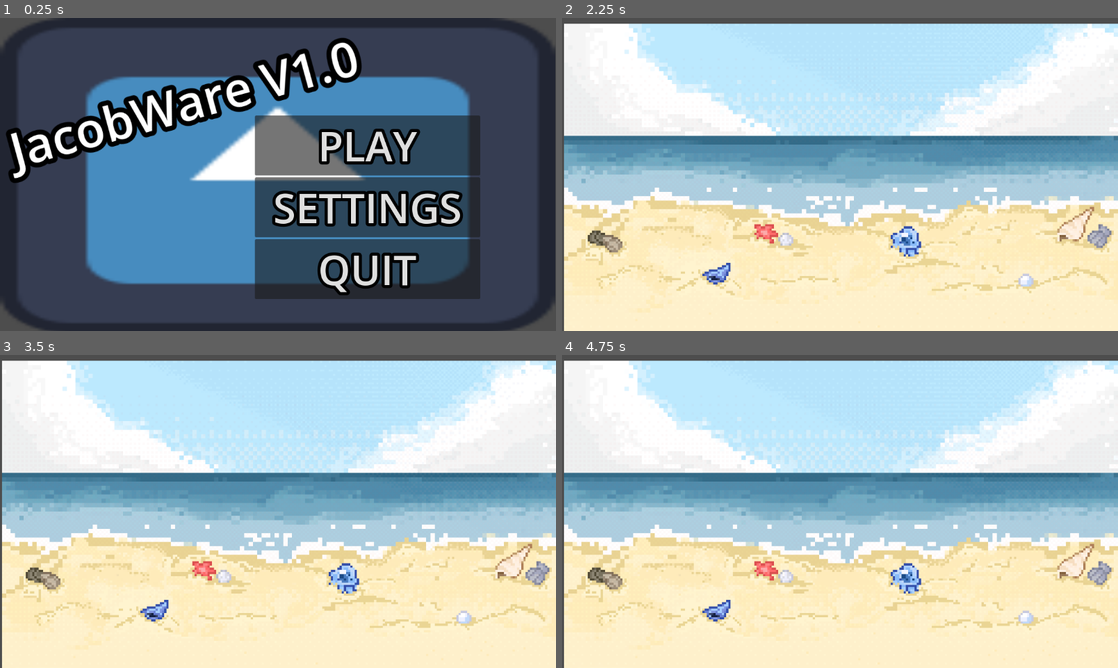
Above: before the commit, frames 1-4 (two rows, left to right).
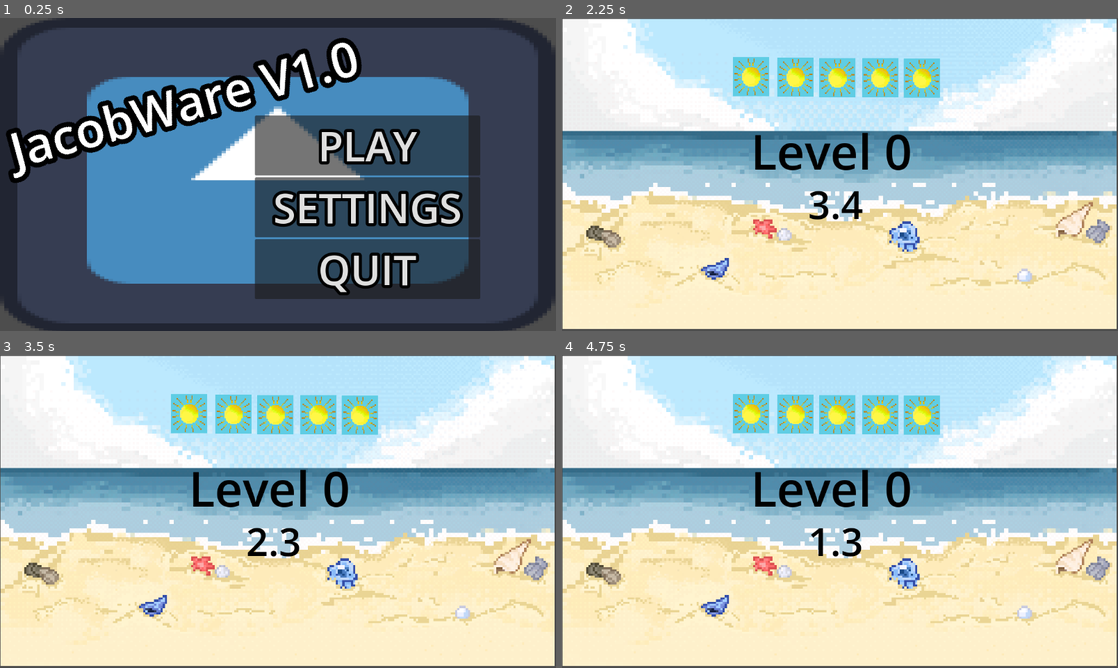
Above: after the commit, the same moments.

Repository: Jaco955/JacobWare
Game: Godot game, scene res://scenes/node_2d.tscn
Two runs of this game, one before a commit and one after it. Both use one fixed random seed, a clock stepped at 60 frames per second and the inputs below. The engine's default icon, where the game draws it, is replaced by a stand-in: a white triangle on a blue panel in a dark square.
Inputs (mouse positions are in pixels of both pictures, inside the frame that each line leads up to):
- Up to frame 1 (0.25 s): no input
- Up to frame 2 (2.25 s): click "SETTINGS" at 0.5 s; click (623, 49) at 1.25 s, where only the run after the commit has a clickable "Back <-"; click "PLAY" at 2 s
- Up to frame 3 (3.5 s): tap Enter at 2.75 s; move the mouse to (400, 495) at 2.77 s; hold Right from 2.78 s (still down); tap Alt at 2.85 s; click (400, 495) at 2.92 s
- Up to frame 4 (4.75 s): move the mouse to (728, 527) at 3.52 s; release Right at 3.53 s; hold Down 3.53-4.28 s; tap Shift at 3.6 s; move the mouse to (895, 442) at 4.27 s; hold Right from 4.28 s (still down); tap Alt at 4.35 s

The runs differ from the first frame. In frame 1, 1.2% of the frame differs, in the area x 1-85%, y 7-86%; in frame 2, 25%, in the area x 0-100%, y 0-100%; in frame 3, 25%; in frame 4, 25%.

Commit message:
added music, added some scenes and made all buttons functional

Diff:
--- /dev/null
+++ b/default_bus_layout.tres
@@ -0,0 +1,9 @@
+[gd_resource type="AudioBusLayout" format=3 uid="uid://dr8lm71ou3jja"]
+
+[resource]
+bus/1/name = &"Music"
+bus/1/solo = false
+bus/1/mute = false
+bus/1/bypass_fx = false
+bus/1/volume_db = -5.9342504
+bus/1/send = &"Master"
--- /dev/null
+++ b/global.gd
@@ -0,0 +1,4 @@
+extends Node
+
+var minigames_done = 0
+var lives = 5
--- a/project.godot
+++ b/project.godot
@@ -15,6 +15,10 @@
 config/features=PackedStringArray("4.7", "GL Compatibility")
 config/icon="res://icon.svg"
 
+[autoload]
+
+Global="*uid://b0o88p4xvkcut"
+
 [display]
 
 window/stretch/mode="viewport"
@@ -29,6 +33,7 @@
 
 [rendering]
 
+textures/canvas_textures/default_texture_filter=0
 rendering_device/driver.windows="d3d12"
 renderer/rendering_method="gl_compatibility"
 renderer/rendering_method.mobile="gl_compatibility"
--- /dev/null
+++ b/scenes/credit_scene.gd
@@ -0,0 +1,15 @@
+extends Node2D
+
+
+# Called when the node enters the scene tree for the first time.
+func _ready() -> void:
+	pass # Replace with function body.
+
+
+# Called every frame. 'delta' is the elapsed time since the previous frame.
+func _process(_delta: float) -> void:
+	pass
+
+
+func _on_button_pressed() -> void:
+	pass # Replace with function body.
--- /dev/null
+++ b/scenes/credit_scene.tscn
@@ -0,0 +1,21 @@
+[gd_scene format=3 uid="uid://54h5io07845h"]
+
+[ext_resource type="Texture2D" uid="uid://b3tssav4g05ym" path="res://IMG-20260813-WA0003.jpg" id="1_3pbma"]
+
+[node name="credit_scene" type="Node2D" unique_id=1759158646]
+
+[node name="TextureRect" type="TextureRect" parent="." unique_id=1201587890]
+offset_right = 1153.0
+offset_bottom = 653.0
+texture = ExtResource("1_3pbma")
+
+[node name="RichTextLabel" type="RichTextLabel" parent="." unique_id=2054611049]
+clip_contents = false
+offset_left = 167.0
+offset_top = 40.0
+offset_right = 1004.0
+offset_bottom = 277.0
+theme_override_colors/default_color = Color(0.79607844, 0.90588236, 0.22745098, 1)
+theme_override_constants/outline_size = 30
+theme_override_font_sizes/normal_font_size = 85
+text = "Thanks to all of the following :3"
--- /dev/null
+++ b/scenes/level_scene.gd
@@ -0,0 +1,81 @@
+extends Node2D
+@onready var sunholder: HBoxContainer = $sunholder
+@onready var sun1: AnimatedSprite2D = $sunholder/sun1
+@onready var sun2: AnimatedSprite2D = $sunholder/sun2
+@onready var sun3: AnimatedSprite2D = $sunholder/sun3
+@onready var sun4: AnimatedSprite2D = $sunholder/sun4
+@onready var sun5: AnimatedSprite2D = $sunholder/sun5
+@onready var level: RichTextLabel = $level
+@onready var timer: RichTextLabel = $Timer
+
+var time
+
+func _ready() -> void:
+	sun1.stop()
+	sun1.frame=0
+	sun2.stop()
+	sun2.frame=0
+	sun3.stop()
+	sun3.frame=0
+	sun4.stop()
+	sun4.frame=0
+	sun5.stop()
+	sun5.frame=0
+	match Global.lives:
+
+		4:
+			sun1.play("default")
+		3:
+			sun1.play("default")
+			sun2.play("default")
+		2:
+			sun1.play("default")
+			sun2.play("default")
+			sun3.play("default")
+		1:
+			sun1.play("default")
+			sun2.play("default")
+			sun3.play("default")
+			sun4.play("default")
+		0:
+			sun1.play("default")
+			sun2.play("default")
+			sun3.play("default")
+			sun4.play("default")
+			sun5.play("default")
+	await Timer(3.5)
+	if Global.minigames_done < 3: # if you havent completed 3 minigames yet
+		Global.minigames_done = Global.minigames_done +1
+		get_tree().change_scene_to_file("res://scenes/minigame_" + str(Global.minigames_done) + ".tscn") # changes your scene by arranging this frankenstein path.
+# Above, your script is being told to go to the next minigame. If the
+# current minigame is Level 1, then you would be on minigame 1. If you
+# complete that level, you have the minigames_done add one, and then you
+# look for the scene titled `minigame_` and then whatever minigame number
+# should be next. Make sure you name your minigame saves appropriately.
+
+	else:
+		get_tree().change_scene_to_file("res://scenes/title_screen.tscn") # changes your scene
+
+
+func _process(_delta: float) -> void: # runs EVERY FRAME
+
+
+	timer.text = str(time) # make ths text reflect the value of the time variable. this makes names easier. the str() converts the int to a String
+	level.text = "Level " + str(Global.minigames_done) # this tells you want minigame you're on using concatenation (google the word yo)
+
+func Timer(start_time: float): # making a new function for timer countdown!
+	# we want the timer to go down, and when it reaches 0 it transitions
+	# to the next scene!
+
+	time = start_time # make the timer, which is reflected through the timer text, start at your desired number
+
+	while time > 0.0: # run if timer hasnt reached 0
+		await wait(0.1) # asks script to wait on this function. the 'wait' name for the function does nothing here, as await is just telling the scrpit to wait for the function to complete before progressing
+		time -= 0.1 # remove 0.1
+		# progressively get the value smaller and smaller
+
+	#when timer reaches 0
+	return
+
+func wait(seconds: float) -> void: # write this simple function out for wait!
+	await get_tree().create_timer(seconds).timeout # makes u wait, dw abt this being complex '''
--- a/scenes/level_scene.tscn
+++ b/scenes/level_scene.tscn
@@ -1,15 +1,175 @@
 [gd_scene format=3 uid="uid://danh2twsqumbc"]
 
 [ext_resource type="Texture2D" uid="uid://daap6qft7g6qo" path="res://1794677917645.png" id="1_386oa"]
+[ext_resource type="Script" uid="uid://bh1a62xflx8r8" path="res://scenes/level_scene.gd" id="1_c8xsp"]
+[ext_resource type="Script" uid="uid://c8hreesb0e1n4" path="res://scenes/sunholder.gd" id="3_fkwfp"]
+[ext_resource type="Texture2D" uid="uid://cvouq1ikfvblc" path="res://cute sun.png" id="4_eohcs"]
+
+[sub_resource type="AtlasTexture" id="AtlasTexture_2m3ut"]
+atlas = ExtResource("4_eohcs")
+region = Rect2(0, 0, 32, 32)
+
+[sub_resource type="AtlasTexture" id="AtlasTexture_ojpky"]
+atlas = ExtResource("4_eohcs")
+region = Rect2(32, 0, 32, 32)
+
+[sub_resource type="AtlasTexture" id="AtlasTexture_1lj4f"]
+atlas = ExtResource("4_eohcs")
+region = Rect2(64, 0, 32, 32)
+
+[sub_resource type="AtlasTexture" id="AtlasTexture_0jxn2"]
+atlas = ExtResource("4_eohcs")
+region = Rect2(96, 0, 32, 32)
+
+[sub_resource type="AtlasTexture" id="AtlasTexture_cu2va"]
+atlas = ExtResource("4_eohcs")
+region = Rect2(128, 0, 32, 32)
+
+[sub_resource type="AtlasTexture" id="AtlasTexture_78t5s"]
+atlas = ExtResource("4_eohcs")
+region = Rect2(160, 0, 32, 32)
+
+[sub_resource type="AtlasTexture" id="AtlasTexture_lkilr"]
+atlas = ExtResource("4_eohcs")
+region = Rect2(192, 0, 32, 32)
+
+[sub_resource type="AtlasTexture" id="AtlasTexture_cupps"]
+atlas = ExtResource("4_eohcs")
+region = Rect2(224, 0, 32, 32)
+
+[sub_resource type="AtlasTexture" id="AtlasTexture_vw353"]
+atlas = ExtResource("4_eohcs")
+region = Rect2(256, 0, 32, 32)
+
+[sub_resource type="AtlasTexture" id="AtlasTexture_lusm8"]
+atlas = ExtResource("4_eohcs")
+region = Rect2(288, 0, 32, 32)
+
+[sub_resource type="AtlasTexture" id="AtlasTexture_8i8xs"]
+atlas = ExtResource("4_eohcs")
+region = Rect2(320, 0, 32, 32)
+
+[sub_resource type="AtlasTexture" id="AtlasTexture_gw8fm"]
+atlas = ExtResource("4_eohcs")
+region = Rect2(352, 0, 32, 32)
+
+[sub_resource type="AtlasTexture" id="AtlasTexture_gagx4"]
+atlas = ExtResource("4_eohcs")
+region = Rect2(384, 0, 32, 32)
+
+[sub_resource type="AtlasTexture" id="AtlasTexture_nbd8l"]
+atlas = ExtResource("4_eohcs")
+region = Rect2(416, 0, 32, 32)
+
+[sub_resource type="SpriteFrames" id="SpriteFrames_8dwxc"]
+animations = [{
+"frames": [{
+"duration": 1.0,
+"texture": SubResource("AtlasTexture_2m3ut")
+}, {
+"duration": 1.0,
+"texture": SubResource("AtlasTexture_ojpky")
+}, {
+"duration": 1.0,
+"texture": SubResource("AtlasTexture_1lj4f")
+}, {
+"duration": 1.0,
+"texture": SubResource("AtlasTexture_0jxn2")
+}, {
+"duration": 1.0,
+"texture": SubResource("AtlasTexture_cu2va")
+}, {
+"duration": 1.0,
+"texture": SubResource("AtlasTexture_78t5s")
+}, {
+"duration": 1.0,
+"texture": SubResource("AtlasTexture_lkilr")
+}, {
+"duration": 1.0,
+"texture": SubResource("AtlasTexture_cupps")
+}, {
+"duration": 1.0,
+"texture": SubResource("AtlasTexture_vw353")
+}, {
+"duration": 1.0,
+"texture": SubResource("AtlasTexture_lusm8")
+}, {
+"duration": 1.0,
+"texture": SubResource("AtlasTexture_8i8xs")
+}, {
+"duration": 1.0,
+"texture": SubResource("AtlasTexture_gw8fm")
+}, {
+"duration": 1.0,
+"texture": SubResource("AtlasTexture_gagx4")
+}, {
+"duration": 1.0,
+"texture": SubResource("AtlasTexture_nbd8l")
+}],
+"loop": 0,
+"name": &"default",
+"speed": 5.0
+}]
 
 [node name="level_scene" type="Node2D" unique_id=819534412]
+script = ExtResource("1_c8xsp")
 
-[node name="TextureRect" type="TextureRect" parent="." unique_id=29937157]
-offset_left = 4.0
-offset_top = 12.0
-offset_right = 1800.0
-offset_bottom = 1016.0
+[node name="background" type="TextureRect" parent="." unique_id=29937157]
+offset_left = 1.0
+offset_top = 2.0
+offset_right = 1797.0
+offset_bottom = 1006.0
 scale = Vector2(0.6405485, 0.63726366)
 texture = ExtResource("1_386oa")
 expand_mode = 1
 stretch_mode = 2
+
+[node name="sunholder" type="HBoxContainer" parent="." unique_id=456363174]
+offset_left = 37.0
+offset_top = 47.0
+offset_right = 825.0
+offset_bottom = 164.0
+script = ExtResource("3_fkwfp")
+
+[node name="sun1" type="AnimatedSprite2D" parent="sunholder" unique_id=901331413]
+position = Vector2(355, 75)
+scale = Vector2(2.34375, 2.53125)
+sprite_frames = SubResource("SpriteFrames_8dwxc")
+
+[node name="sun2" type="AnimatedSprite2D" parent="sunholder" unique_id=1159195478]
+position = Vector2(447, 76)
+scale = Vector2(2.34375, 2.53125)
+sprite_frames = SubResource("SpriteFrames_8dwxc")
+
+[node name="sun3" type="AnimatedSprite2D" parent="sunholder" unique_id=1156231863]
+position = Vector2(534, 77)
+scale = Vector2(2.34375, 2.53125)
+sprite_frames = SubResource("SpriteFrames_8dwxc")
+
+[node name="sun4" type="AnimatedSprite2D" parent="sunholder" unique_id=1251284921]
+position = Vector2(623.00006, 77)
+scale = Vector2(2.34375, 2.53125)
+sprite_frames = SubResource("SpriteFrames_8dwxc")
+
+[node name="sun5" type="AnimatedSprite2D" parent="sunholder" unique_id=964766856]
+position = Vector2(709, 78)
+scale = Vector2(2.34375, 2.53125)
+sprite_frames = SubResource("SpriteFrames_8dwxc")
+
+[node name="level" type="RichTextLabel" parent="." unique_id=1360150336]
+offset_left = 391.0
+offset_top = 207.0
+offset_right = 779.0
+offset_bottom = 344.0
+theme_override_colors/default_color = Color(0, 0, 0, 1)
+theme_override_font_sizes/normal_font_size = 100
+text = "LEVEL *"
+
+[node name="Timer" type="RichTextLabel" parent="." unique_id=1857090571]
+offset_left = 510.0
+offset_top = 330.0
+offset_right = 663.0
+offset_bottom = 460.0
+theme_override_colors/default_color = Color(0, 0, 0, 1)
+theme_override_font_sizes/normal_font_size = 80
+text = "0.0 "
--- /dev/null
+++ b/scenes/menu.gd
@@ -0,0 +1,28 @@
+extends Node2D
+
+@onready var slider: HSlider = $VBoxContainer/PanelContainer/HSlider
+var bus_index: int
+# Called when the node enters the scene tree for the first time.
+func _ready() -> void:
+	bus_index = AudioServer.get_bus_index("Music")
+	slider.value = db_to_linear(AudioServer.get_bus_volume_db(bus_index))
+
+func _on_h_slider_value_changed(value:float) -> void:
+	AudioServer.set_bus_volume_db(bus_index, linear_to_db(value))
+
+func _on_mute_pressed() -> void:
+	slider.value = 0.0
+	AudioServer.set_bus_volume_db(bus_index, linear_to_db(0.0))
+
+
+func _on_back_pressed() -> void:
+	get_tree().change_scene_to_file("res://scenes/node_2d.tscn")
+
+
+func _on_default_pressed() -> void:
+	slider.value = 0.5
+	AudioServer.set_bus_volume_db(bus_index, linear_to_db(0.5))
+
+
+func _on_credits_pressed() -> void:
+	get_tree().change_scene_to_file("res://scenes/credit_scene.tscn")
--- /dev/null
+++ b/scenes/menu.tscn
@@ -0,0 +1,121 @@
+[gd_scene format=3 uid="uid://c4r2dbo5pppc2"]
+
+[ext_resource type="Script" uid="uid://wqo0tuaccems" path="res://scenes/menu.gd" id="1_con2f"]
+[ext_resource type="Texture2D" uid="uid://ciqogsqfwcwsa" path="res://WhatsApp Image 2026-09-21 at 5.20.34 PM.jpeg" id="1_yqeox"]
+[ext_resource type="AudioStream" uid="uid://d2t3eceohd512" path="res://soaring pt.1 (1).wav" id="3_mhnvy"]
+
+[sub_resource type="StyleBoxFlat" id="StyleBoxFlat_16kos"]
+bg_color = Color(0.46391934, 0.5849483, 0.9129084, 1)
+corner_radius_top_left = 30
+corner_radius_top_right = 30
+corner_radius_bottom_right = 30
+corner_radius_bottom_left = 30
+
+[sub_resource type="StyleBoxFlat" id="StyleBoxFlat_f03ra"]
+content_margin_top = 4.0
+content_margin_bottom = 1.0
+bg_color = Color(0, 0, 0, 1)
+
+[sub_resource type="StyleBoxFlat" id="StyleBoxFlat_v4es7"]
+content_margin_top = 1.0
+bg_color = Color(0.88507956, 0.4795664, 0.016059306, 1)
+
+[sub_resource type="StyleBoxFlat" id="StyleBoxFlat_8dwxc"]
+bg_color = Color(0.86356544, 0.4969564, 0, 1)
+
+[node name="menu" type="Node2D" unique_id=883176447]
+script = ExtResource("1_con2f")
+
+[node name="TextureRect" type="TextureRect" parent="." unique_id=1997814022]
+offset_left = -1.0
+offset_top = 4.0
+offset_right = 1152.0
+offset_bottom = 652.0
+texture = ExtResource("1_yqeox")
+expand_mode = 1
+
+[node name="RichTextLabel" type="RichTextLabel" parent="." unique_id=898533436]
+offset_left = 274.0
+offset_top = 29.0
+offset_right = 868.0
+offset_bottom = 169.0
+theme_override_colors/default_color = Color(0.94401985, 0.59904635, 0.4186439, 1)
+theme_override_constants/outline_size = 30
+theme_override_font_sizes/normal_font_size = 100
+text = "Main Menu"
+
+[node name="Back" type="Button" parent="." unique_id=1394526462]
+offset_left = 17.0
+offset_top = 27.0
+offset_right = 237.0
+offset_bottom = 104.0
+theme_override_constants/outline_size = 24
+theme_override_font_sizes/font_size = 50
+text = "Back <-"
+
+[node name="AudioStreamPlayer2D" type="AudioStreamPlayer2D" parent="." unique_id=2072253075]
+stream = ExtResource("3_mhnvy")
+autoplay = true
+bus = &"Music"
+
+[node name="mute" type="Button" parent="." unique_id=1925590888]
+offset_left = 266.0
+offset_top = 306.0
+offset_right = 895.0
+offset_bottom = 383.0
+theme_override_colors/font_color = Color(0.8945647, 0.85108465, 0.9721487, 1)
+theme_override_constants/outline_size = 25
+theme_override_font_sizes/font_size = 50
+text = "Mute Sound"
+
+[node name="default" type="Button" parent="." unique_id=596187594]
+offset_left = 268.0
+offset_top = 398.0
+offset_right = 897.0
+offset_bottom = 475.0
+theme_override_colors/font_color = Color(0.8945647, 0.85108465, 0.9721487, 1)
+theme_override_constants/outline_size = 25
+theme_override_font_sizes/font_size = 50
+text = "Default Volume"
+
+[node name="credits" type="Button" parent="." unique_id=1792666391]
+offset_left = 270.0
+offset_top = 492.0
+offset_right = 899.0
+offset_bottom = 569.0
+theme_override_colors/font_color = Color(0.8945647, 0.85108465, 0.9721487, 1)
+theme_override_constants/outline_size = 25
+theme_override_font_sizes/font_size = 50
+text = "Credits"
+
+[node name="VBoxContainer" type="VBoxContainer" parent="." unique_id=949092338]
+offset_left = 260.0
+offset_top = 192.0
+offset_right = 889.0
+offset_bottom = 289.0
+
+[node name="RichTextLabel" type="RichTextLabel" parent="VBoxContainer" unique_id=221256586]
+layout_mode = 2
+theme_override_colors/default_color = Color(1, 0.41960785, 0.37254903, 1)
+theme_override_constants/outline_size = 24
+theme_override_font_sizes/normal_font_size = 50
+text = "Music Volume"
+fit_content = true
+
+[node name="PanelContainer" type="PanelContainer" parent="VBoxContainer" unique_id=181990424]
+layout_mode = 2
+theme_override_styles/panel = SubResource("StyleBoxFlat_16kos")
+
+[node name="HSlider" type="HSlider" parent="VBoxContainer/PanelContainer" unique_id=447032429]
+layout_mode = 2
+theme_override_styles/slider = SubResource("StyleBoxFlat_f03ra")
+theme_override_styles/grabber_area = SubResource("StyleBoxFlat_v4es7")
+theme_override_styles/grabber_area_highlight = SubResource("StyleBoxFlat_8dwxc")
+max_value = 1.0
+step = 0.05
+
+[connection signal="pressed" from="Back" to="." method="_on_back_pressed"]
+[connection signal="pressed" from="mute" to="." method="_on_mute_pressed"]
+[connection signal="pressed" from="default" to="." method="_on_default_pressed"]
+[connection signal="pressed" from="credits" to="." method="_on_credits_pressed"]
+[connection signal="value_changed" from="VBoxContainer/PanelContainer/HSlider" to="." method="_on_h_slider_value_changed"]
--- a/scenes/node_2d.gd
+++ b/scenes/node_2d.gd
@@ -18,3 +18,6 @@
 
 func _on_quit_pressed() -> void:
 	get_tree().quit()
+
+func _on_menu_pressed() -> void:
+	get_tree().change_scene_to_file("res://scenes/menu.tscn")
--- a/scenes/node_2d.tscn
+++ b/scenes/node_2d.tscn
@@ -2,6 +2,7 @@
 
 [ext_resource type="Script" uid="uid://b8sw1n30fowjb" path="res://scenes/node_2d.gd" id="1_4dvvg"]
 [ext_resource type="Texture2D" uid="uid://b67fkocmwld5o" path="res://icon.svg" id="1_6e84v"]
+[ext_resource type="AudioStream" uid="uid://dujbsjm67iq0t" path="res://rubber duck_.wav" id="3_rnjyy"]
 
 [node name="main" type="Node2D" unique_id=1458474175]
 script = ExtResource("1_4dvvg")
@@ -47,5 +48,11 @@
 theme_override_font_sizes/font_size = 85
 text = "QUIT"
 
+[node name="AudioStreamPlayer2D" type="AudioStreamPlayer2D" parent="." unique_id=878611336]
+stream = ExtResource("3_rnjyy")
+autoplay = true
+bus = &"Music"
+
 [connection signal="pressed" from="VBoxContainer/start" to="." method="_on_start_pressed"]
+[connection signal="pressed" from="VBoxContainer/menu" to="." method="_on_menu_pressed"]
 [connection signal="pressed" from="VBoxContainer/quit" to="." method="_on_quit_pressed"]
--- /dev/null
+++ b/scenes/sunholder.gd
@@ -0,0 +1,11 @@
+extends HBoxContainer
+
+
+# Called when the node enters the scene tree for the first time.
+func _ready() -> void:
+	pass # Replace with function body.
+
+
+# Called every frame. 'delta' is the elapsed time since the previous frame.
+func _process(_delta: float) -> void:
+	pass
--- /dev/null
+++ b/scenes/timer.gd
@@ -0,0 +1,11 @@
+extends RichTextLabel
+
+
+# Called when the node enters the scene tree for the first time.
+func _ready() -> void:
+	pass # Replace with function body.
+
+
+# Called every frame. 'delta' is the elapsed time since the previous frame.
+func _process(delta: float) -> void:
+	pass
Binary file added: IMG-20260813-WA0003.jpg
Not shown, added: IMG-20260813-WA0003.jpg.import
Binary file added: WhatsApp Image 2026-09-21 at 5.20.34 PM.jpeg
Not shown, added: WhatsApp Image 2026-09-21 at 5.20.34 PM.jpeg.import
Binary file added: cute sun.png
Not shown, added: cute sun.png.import
Not shown, added: global.gd.uid
Not shown, added: rubber duck_.wav.import
Not shown, added: scenes/credit_scene.gd.uid
Not shown, added: scenes/level_scene.gd.uid
Not shown, added: scenes/menu.gd.uid
Not shown, added: scenes/sunholder.gd.uid
(and 6 more such lines)
